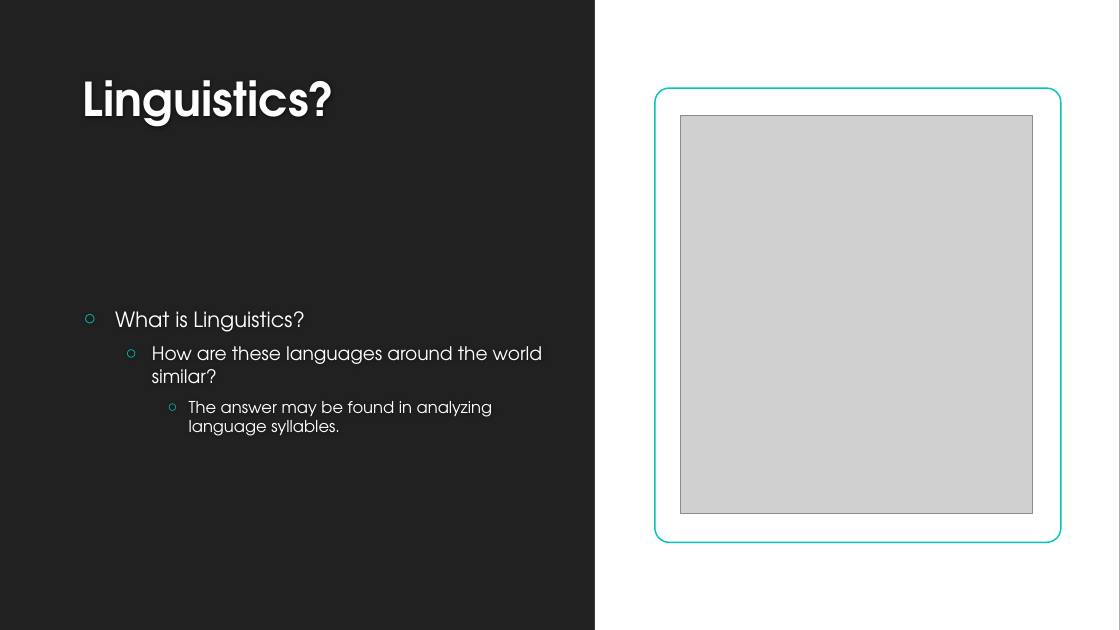
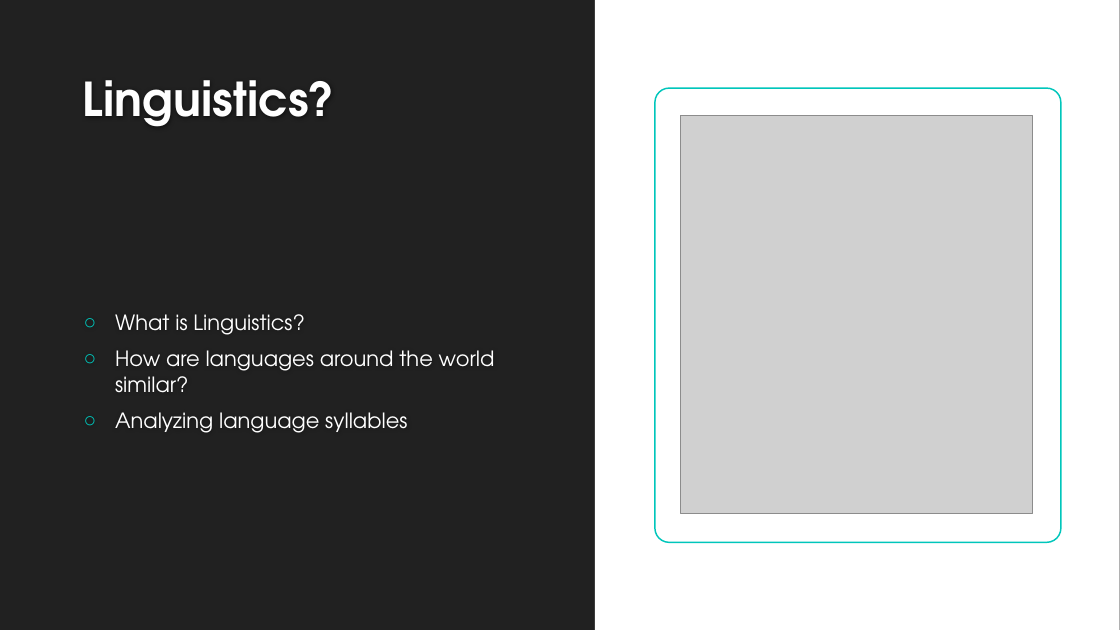
Before and after one commit to becker-c/linguistics-and-geography, a slide deck: slide 4 of Linguistics and Geography Final Presentation.pptx. Drawn at 1120x630 pixels with LibreOffice and Linux fonts; fonts in the diff are those of the drawing; grey boxes stand for pictures; background and template pictures are left out. Boxes give left, top, right and bottom in pixels: in the first picture for what was removed or moved away, otherwise in the second. Text is boxed around its words. In the diff, an @@ line names an element or a change of style, - is before the commit and + after.

```diff
--- a/Linguistics and Geography Final Presentation.pptx
+++ b/Linguistics and Geography Final Presentation.pptx
@@ text at <box>115,350,495,433</box>: text changed; size 14 to 18 pt @@
-  ○ How are these languages around the world similar?
-    ○ The answer may be found in analyzing language syllables.
+○ How are languages around the world similar?
+○ Analyzing language syllables
```
Also in this commit, not shown: 5 other slides changed, 6 slides added, 4 slides removed.
